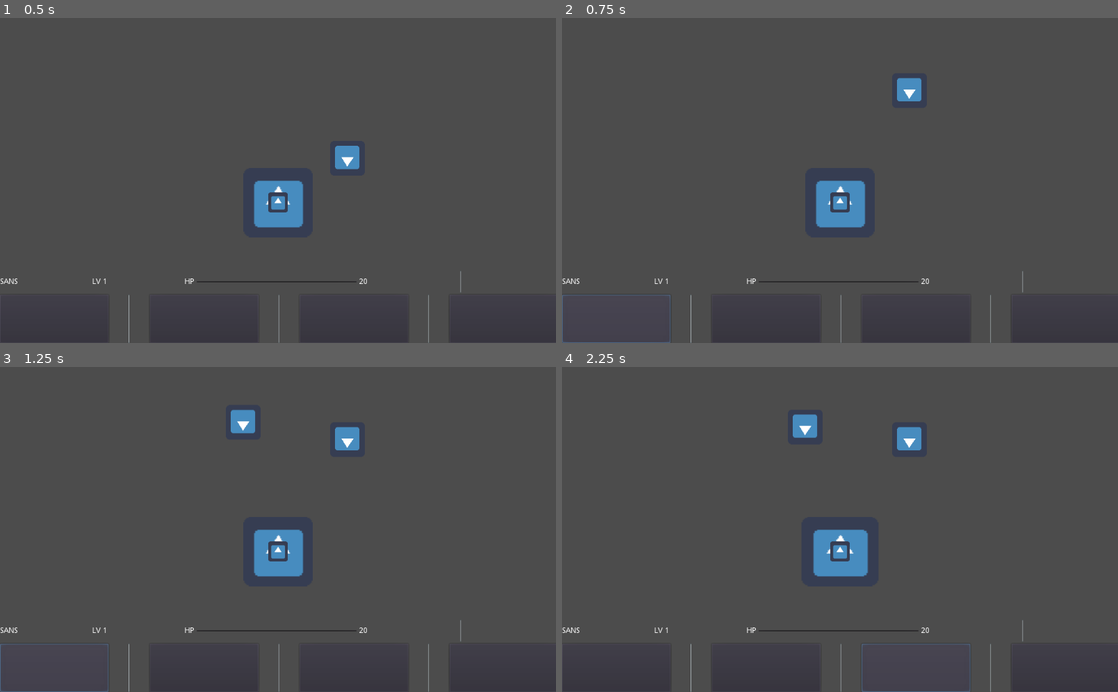
Above: before the commit, frames 1-4 (two rows, left to right).
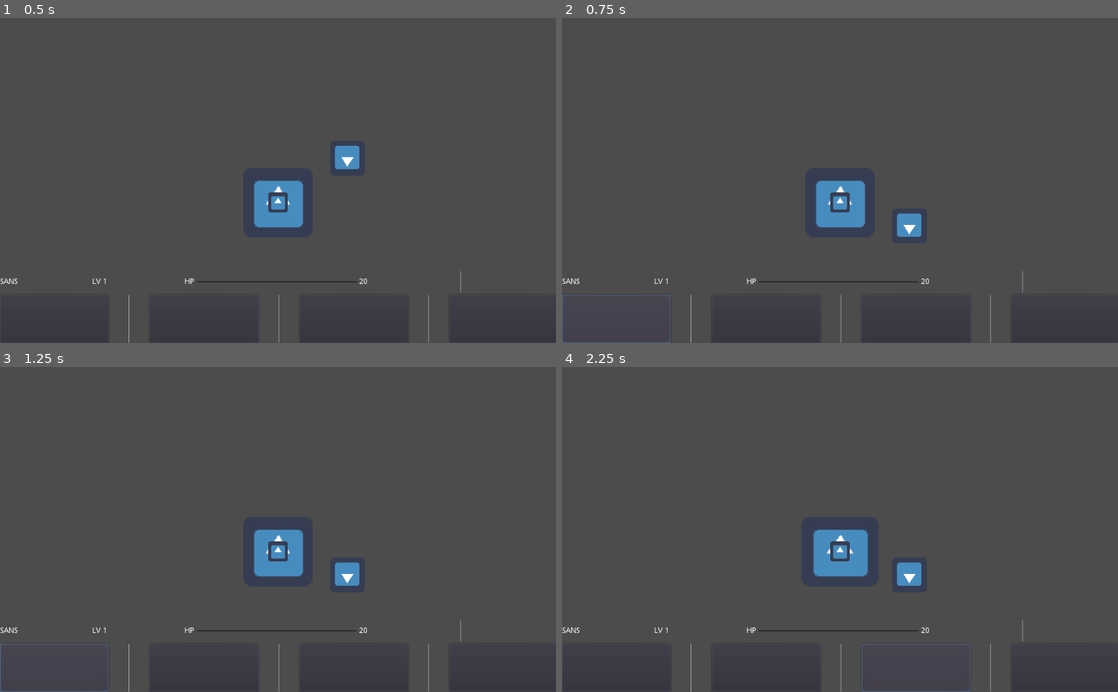
Above: after the commit, the same moments.

Repository: PanquecaFuriosa/minijuego_DELU
Game: Godot game, scene res://Fightscene.tscn
Two runs of this game, one before a commit and one after it. Both use one fixed random seed, a clock stepped at 60 frames per second and the inputs below. This scene is started directly instead of the project's main scene. The engine's default icon, where the game draws it, is replaced by a stand-in: a white triangle on a blue panel in a dark square.
Inputs (mouse positions are in pixels of both pictures, inside the frame that each line leads up to):
- Up to frame 1 (0.5 s): no input
- Up to frame 2 (0.75 s): click (617, 320) at 0.5 s
- Up to frame 3 (1.25 s): no input
- Up to frame 4 (2.25 s): click (767, 669) at 1.25 s; click (917, 669) at 2 s

Frame 1 is identical in both runs. In frame 2, 0.6% of the frame differs, in the area x 60-65%, y 18-68%; in frame 3, 1.0%, in the area x 41-65%, y 13-68%; in frame 4, 0.9%.

Commit message:
Chagnge files

Diff:
--- a/Mini_Undertale/Spawner.gd
+++ b/Mini_Undertale/Spawner.gd
@@ -6,7 +6,6 @@
 	#Instancing the projectile
 	var proj = projectile.instance()
 	scene.add_child(proj)
-	proj.elegir_trayectoria()
 
 	#Setting position
 	proj.position = get_global_position()
@@ -15,3 +14,4 @@
 	#proj.trayecto = Vector2(proj.velocidad,0)
 	#proj.trayecto = proj.trayecto.rotated(direction)
 	proj.set_rotation_degrees(direction)
+	proj.elegir_trayectoria()
